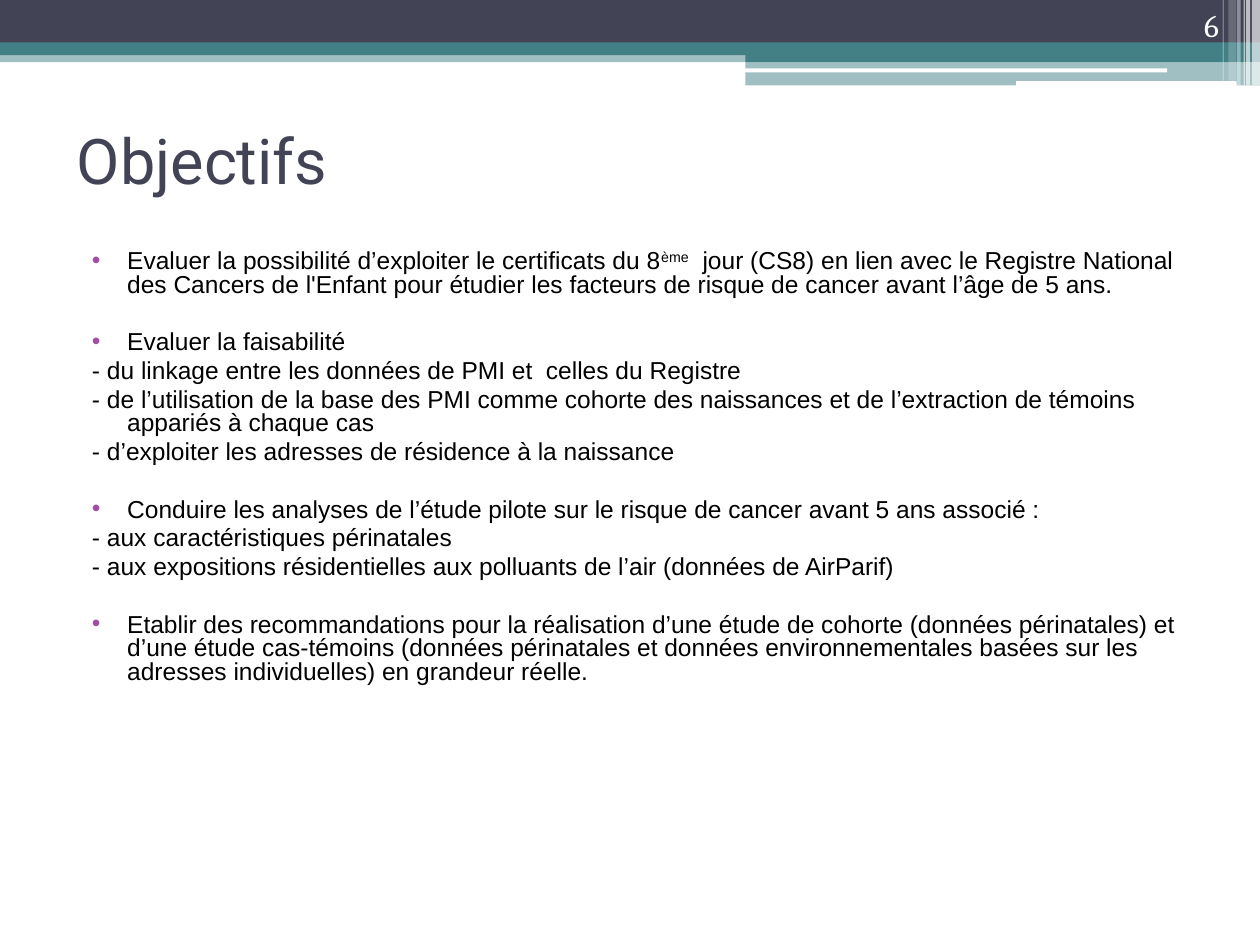
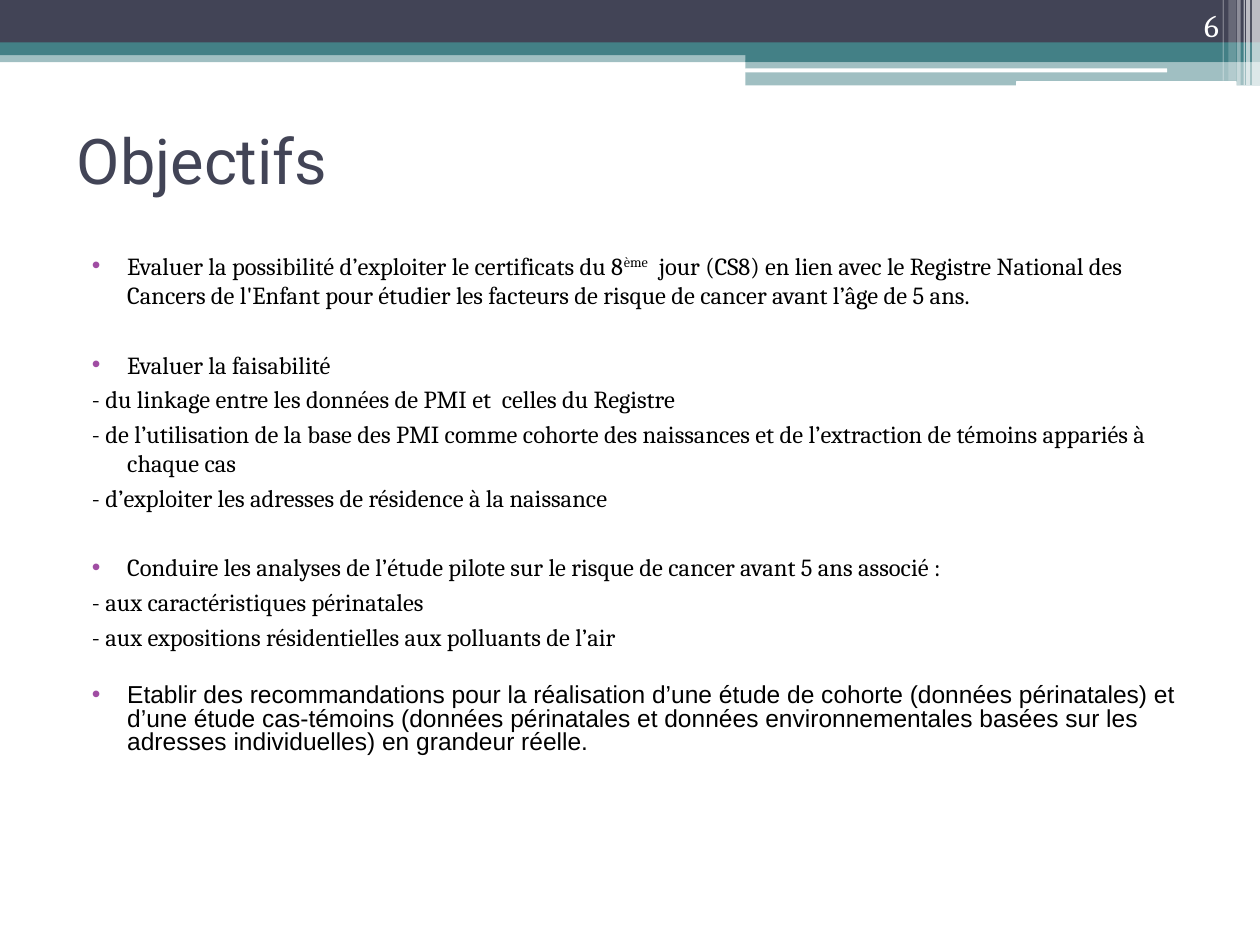
Before and after one commit to axedup/these, a slide deck: slide 6 of presentation_pmi.ppt. Drawn at 1260x945 pixels with LibreOffice and Linux fonts; fonts in the diff are those of the drawing. Boxes give left, top, right and bottom in pixels: in the first picture for what was removed or moved away, otherwise in the second. Text is boxed around its words. In the diff, an @@ line names an element or a change of style, - is before the commit and + after.

```diff
--- a/presentation_pmi.ppt
+++ b/presentation_pmi.ppt
@@ text at bbox=[105, 257, 1145, 617]: font Arial to Cambria in "Evaluer la possibilité d’exploiter le certificats du ...", "Evaluer la faisabilité", "- du linkage entre les données de ...", "- de l’utilisation de la base des ..." and 3 more places; line spacing 0.8 to 1 @@
@@ text at bbox=[105, 628, 615, 651]: text changed; font Arial to Cambria @@
-- aux expositions résidentielles aux polluants de l’air (données de AirParif)
+- aux expositions résidentielles aux polluants de l’air
```
Also in this commit, not shown: 5 other slides changed, 9 slides added, 2 slides removed, 1 other file.
